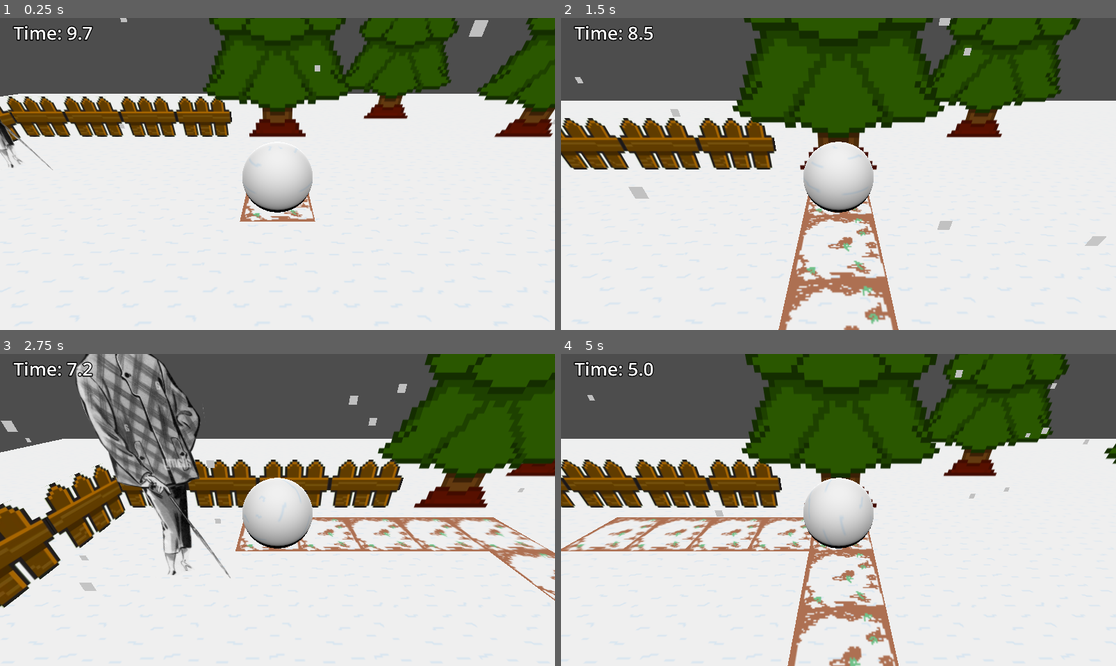
Above: before the commit, frames 1-4 (two rows, left to right).
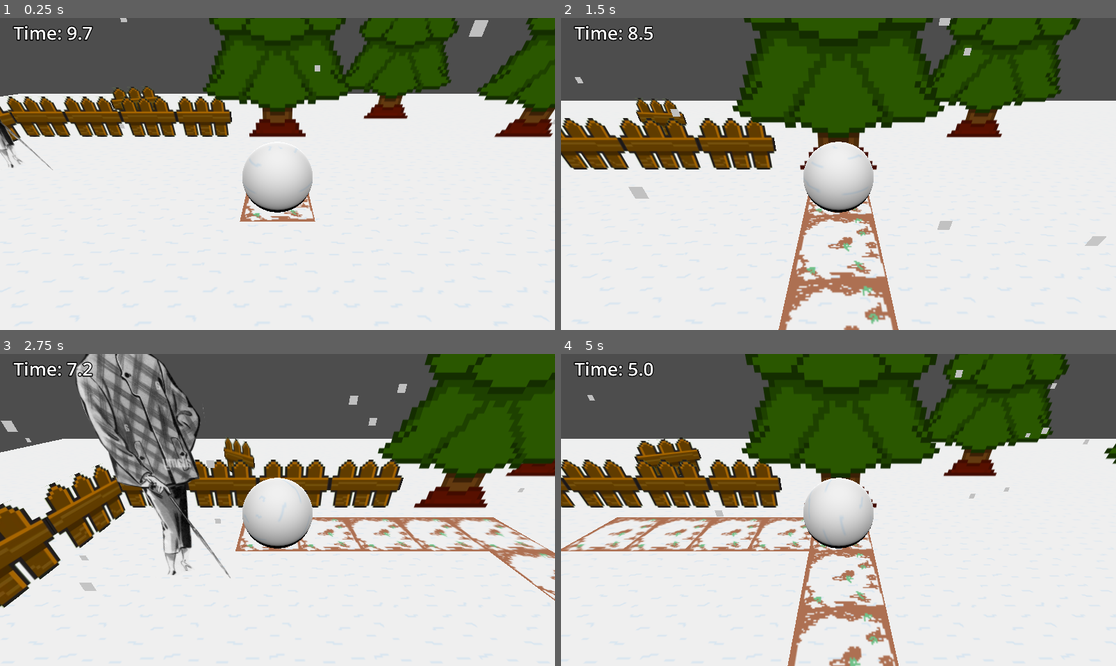
Above: after the commit, the same moments.

Repository: 15mathC/CozyWinterJam2023
Game: Godot game, scene res://main.tscn
Two runs of this game, one before a commit and one after it. Both use one fixed random seed, a clock stepped at 60 frames per second and the inputs below.
Inputs:
- Up to frame 1 (0.25 s): no input
- Up to frame 2 (1.5 s): hold W (move up) from 0.53 s (still down)
- Up to frame 3 (2.75 s): release W (move up) at 2.03 s; hold A (move left) from 2.03 s (still down)
- Up to frame 4 (5 s): release A (move left) at 3.53 s; hold S (move down) 3.53-4.28 s; hold D (move right) from 4.28 s (still down)

The runs differ from the first frame. In frame 1, 0.4% of the frame differs, in the area x 19-29%, y 21-31%; in frame 2, 0.5%; in frame 3, 0.4%; in frame 4, 0.8%, in the area x 13-26%, y 26-40%.

Commit message:
added pickup template

Diff:
--- /dev/null
+++ b/game/Pickup.gd
@@ -0,0 +1,16 @@
+extends StaticBody3D
+
+@export var rotation_speed = 2
+
+
+# Called when the node enters the scene tree for the first time.
+func _ready():
+	pass # Replace with function body.
+
+
+func player_collision(player):
+	pass
+
+
+func _physics_process(delta):
+	$Sprite3D.rotate_y(rotation_speed * delta)
--- a/game/main.tscn
+++ b/game/main.tscn
@@ -9,6 +9,7 @@
 [ext_resource type="Texture2D" uid="uid://dk86fa2hvpf7p" path="res://mom.png" id="5_52m4f"]
 [ext_resource type="Texture2D" uid="uid://gkbwnon2ps1t" path="res://fence.png" id="7_o20kf"]
 [ext_resource type="PackedScene" uid="uid://ya537dogkk20" path="res://end_game_screen.tscn" id="9_88vsx"]
+[ext_resource type="Script" path="res://Pickup.gd" id="9_iup24"]
 
 [sub_resource type="SphereShape3D" id="SphereShape3D_46qb7"]
 radius = 1.0
@@ -2874,5 +2875,18 @@
 [node name="CollisionShape3D" type="CollisionShape3D" parent="GameWorld/Fences/Obstacle13"]
 shape = SubResource("BoxShape3D_byxke")
 
+[node name="Pickup" type="StaticBody3D" parent="GameWorld"]
+transform = Transform3D(1, 0, 0, 0, 1, 0, 0, 0, 1, -5, 0, -5)
+script = ExtResource("9_iup24")
+
+[node name="Sprite3D" type="Sprite3D" parent="GameWorld/Pickup"]
+transform = Transform3D(0.5, 0, 0, 0, 0.5, 0, 0, 0, 0.5, 0, 0, 0)
+flip_h = true
+render_priority = 1
+texture = ExtResource("7_o20kf")
+
+[node name="CollisionShape3D" type="CollisionShape3D" parent="GameWorld/Pickup"]
+shape = SubResource("BoxShape3D_byxke")
+
 [node name="EndGameScreen" parent="." instance=ExtResource("9_88vsx")]
 visible = false
Not shown: 1 places in game/main.tscn that only renumber resources
